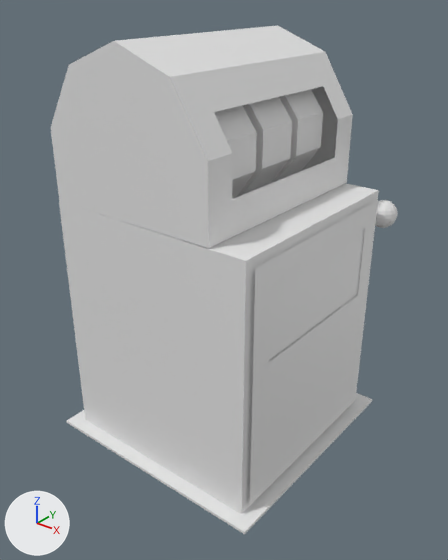
Before and after pictures for a commit that changed the FBX model Assets/Mikael Folder/Assets/Slotmahine.fbx.
Rendered twice from a camera (50 mm lens) standing at (0.493, -0.614, 0.433) and looking at (0.004, -0.003, 0.054). The lights are fixed; the arrows at lower left show +X, +Y and +Z. The picture after the commit comes second. Where no turn or scale is listed for an object, it has been applied to the vertices.

The older version as bpy lines, for what is in view:
```python
me_cube_005 = bpy.data.meshes.new('Cube.005')
me_cube_005.from_pydata(...)  # a box spanning x -0.17..0.17, y -0.17..0.17, z -0.002..0.002
me_cylinder_004 = bpy.data.meshes.new('Cylinder.004')
me_cylinder_004.from_pydata(...)  # a 10-sided cylinder along y spanning x -0.073..0.073, y -0.03..0.03, z -0.073..0.073
me_cylinder_009 = bpy.data.meshes.new('Cylinder.009')
me_cylinder_009.from_pydata(...)  # a 10-sided cylinder along y spanning x -0.073..0.073, y -0.03..0.03, z -0.073..0.073
me_cylinder_010 = bpy.data.meshes.new('Cylinder.010')
me_cylinder_010.from_pydata(...)  # a 10-sided cylinder along y spanning x -0.073..0.073, y -0.03..0.03, z -0.073..0.073
ob_cube_002 = bpy.data.objects.new('Cube.002', me_cube_005)
ob_cube_002.location = (0.0, 0.0, -0.176)
ob_cylinder_001 = bpy.data.objects.new('Cylinder.001', me_cylinder_004)
ob_cylinder_001.location = (0.01, -0.073, 0.255)
ob_cylinder_002 = bpy.data.objects.new('Cylinder.002', me_cylinder_009)
ob_cylinder_002.location = (0.01, 0.0, 0.255)
ob_cylinder_003 = bpy.data.objects.new('Cylinder.003', me_cylinder_010)
ob_cylinder_003.location = (0.01, 0.073, 0.255)
# also in view: 'Cube.001' at (0.104, 0.0, 0.085); 'Metalframe' at (0.155, 0.0, 0.0); 'Cube' at (0.0, 0.0, 0.0); 'Cylinder' at (-0.024, 0.0, 0.275)
```
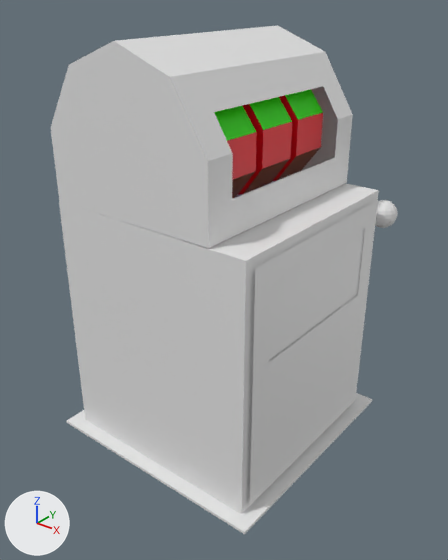
What differs and where, as boxes (x1, y1, x2, y2) in the pictures (448 x 560 px):
part 1 of me_cylinder_009, recoloured (white to red)
    both: (238, 104, 292, 195)
part 2 of me_cylinder_009, recoloured (white to green)
    both: (250, 97, 292, 130)
part 3 of me_cylinder_009, recoloured (white to brown)
    both: (243, 159, 290, 194)
part 4 of me_cylinder_010, recoloured (white to red)
    both: (273, 95, 323, 181)
part 5 of me_cylinder_010, recoloured (white to green)
    both: (285, 89, 323, 120)
part 6 of me_cylinder_010, recoloured (white to brown)
    both: (277, 147, 321, 180)
part 7 of me_cylinder_004, recoloured (white to red)
    both: (227, 132, 257, 180)
part 8 of me_cylinder_004, recoloured (white to green)
    both: (214, 106, 256, 141)
part 9 of me_cylinder_004, recoloured (white to brown)
    both: (232, 172, 255, 198)

Patch to the scene script:
```diff
--- a/Assets/Mikael Folder/Assets/Slotmahine.fbx.py
+++ b/Assets/Mikael Folder/Assets/Slotmahine.fbx.py
@@ mat_material_001 @@
+mat_material_001 = principled_material('Material.001')
+mat_material_001.base_color = (0.802, 0.0, 0.00985)  # red #e70019
@@ me_cylinder_010 @@
 me_cylinder_010.from_pydata(...)  # 20 vertices, 12 faces; spans x -0.073..0.073, y -0.03..0.03, z -0.073..0.073
+# me_cylinder_010 part 4: all 3 faces centred in x 0.0..0.073, y -0.03..0.03, z 0.0 switch from no material to mat_material_001 (red #e70019)
+# me_cylinder_010 part 5: the 1 face centred in x 0.0591, y 0.0, z 0.0408 switches from no material to mat_material_002 (green #33e700)
+# me_cylinder_010 part 6: the 1 face centred in x 0.0591, y 0.0, z -0.0408 switches from no material to mat_material_010 (brown #803300)
+me_cylinder_010.materials.append(mat_material_002)  # green #33e700
+me_cylinder_010.materials.append(mat_material_003)  # yellow #e7d400
+me_cylinder_010.materials.append(mat_material_004)  # pink #d600e7
+me_cylinder_010.materials.append(mat_material_005)  # blue #0209e7
+me_cylinder_010.materials.append(mat_material_006)  # white #e7dedb
+me_cylinder_010.materials.append(mat_material_007)  # cyan #00e7d6
+me_cylinder_010.materials.append(mat_material_008)  # black #000000
+me_cylinder_010.materials.append(mat_material_009)  # pink #e700d6
+me_cylinder_010.materials.append(mat_material_010)  # brown #803300
@@ me_cylinder_004 @@
 me_cylinder_004.from_pydata(...)  # 20 vertices, 12 faces; spans x -0.073..0.073, y -0.03..0.03, z -0.073..0.073
+# me_cylinder_004 part 7: all 3 faces centred in x 0.0..0.073, y -0.03..0.03, z 0.0 switch from no material to mat_material_001 (red #e70019)
+# me_cylinder_004 part 8: the 1 face centred in x 0.0591, y 0.0, z 0.0408 switches from no material to mat_material_002 (green #33e700)
+# me_cylinder_004 part 9: the 1 face centred in x 0.0591, y 0.0, z -0.0408 switches from no material to mat_material_010 (brown #803300)
+me_cylinder_004.materials.append(mat_material_002)  # green #33e700
+me_cylinder_004.materials.append(mat_material_003)  # yellow #e7d400
+me_cylinder_004.materials.append(mat_material_004)  # pink #d600e7
+me_cylinder_004.materials.append(mat_material_005)  # blue #0209e7
+me_cylinder_004.materials.append(mat_material_006)  # white #e7dedb
+me_cylinder_004.materials.append(mat_material_007)  # cyan #00e7d6
+me_cylinder_004.materials.append(mat_material_008)  # black #000000
+me_cylinder_004.materials.append(mat_material_009)  # pink #e700d6
+me_cylinder_004.materials.append(mat_material_010)  # brown #803300
@@ me_cylinder_009 @@
 me_cylinder_009.from_pydata(...)  # 20 vertices, 12 faces; spans x -0.073..0.073, y -0.03..0.03, z -0.073..0.073
+# me_cylinder_009 part 1: all 3 faces centred in x 0.0..0.073, y -0.03..0.03, z 0.0 switch from no material to mat_material_001 (red #e70019)
+# me_cylinder_009 part 2: the 1 face centred in x 0.0591, y 0.0, z 0.0408 switches from no material to mat_material_002 (green #33e700)
+# me_cylinder_009 part 3: the 1 face centred in x 0.0591, y 0.0, z -0.0408 switches from no material to mat_material_010 (brown #803300)
+me_cylinder_009.materials.append(mat_material_002)  # green #33e700
+me_cylinder_009.materials.append(mat_material_003)  # yellow #e7d400
+me_cylinder_009.materials.append(mat_material_004)  # pink #d600e7
+me_cylinder_009.materials.append(mat_material_005)  # blue #0209e7
+me_cylinder_009.materials.append(mat_material_006)  # white #e7dedb
+me_cylinder_009.materials.append(mat_material_007)  # cyan #00e7d6
+me_cylinder_009.materials.append(mat_material_008)  # black #000000
+me_cylinder_009.materials.append(mat_material_009)  # pink #e700d6
+me_cylinder_009.materials.append(mat_material_010)  # brown #803300
```
